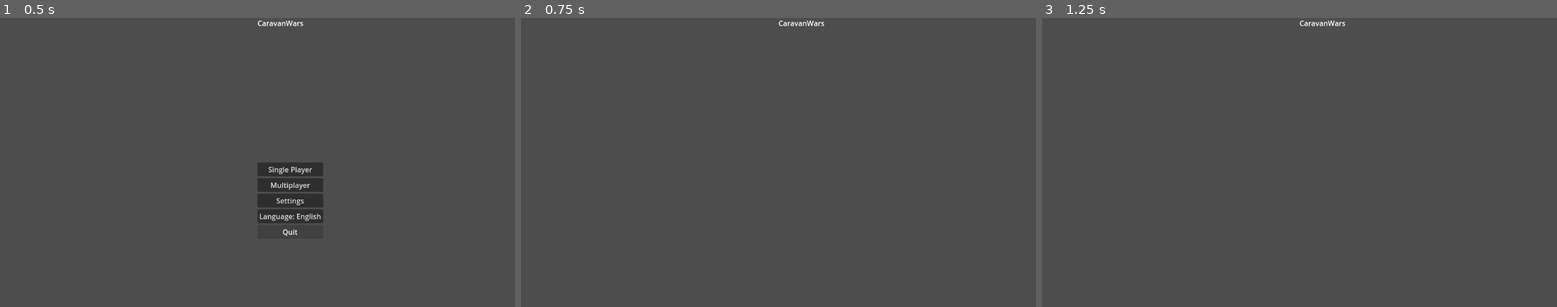
Above: before the commit, frames 1-3 (left to right).
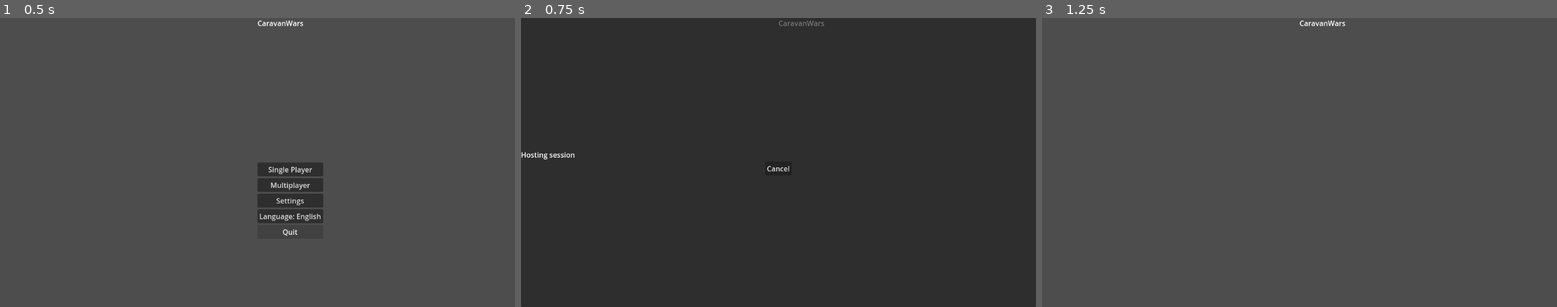
Above: after the commit, the same moments.

Repository: sepa79/CaravanWars
Game: Godot game, scene res://scenes/Main.tscn
Same seed, same stepped clock (60 frames per second), same inputs: the game is played once before the commit and once after it.
Inputs:
- Up to frame 1 (0.5 s): no input
- Up to frame 2 (0.75 s): click "Single Player" at 0.5 s
- Up to frame 3 (1.25 s): no input

Frame 1 is identical in both runs. In frame 2, 100% of the frame differs, in the area x 0-100%, y 0-100%; in frame 3, nothing differs.

Commit message:
fix: add networking translations and editorconfig

Diff:
--- a/game/autoload/Net.gd
+++ b/game/autoload/Net.gd
@@ -21,20 +21,23 @@
 func start_singleplayer() -> void:
     last_action = start_singleplayer
     _set_state(STATE_CONNECTING_STARTING_HOST)
-    # TODO: implement single-player host and join logic
-    _set_state(STATE_READY)
+    get_tree().create_timer(0.5).timeout.connect(func():
+        _set_state(STATE_READY)
+    )
 
 func start_host() -> void:
     last_action = start_host
     _set_state(STATE_CONNECTING_STARTING_HOST)
-    # TODO: implement hosting logic
-    _set_state(STATE_READY)
+    get_tree().create_timer(0.5).timeout.connect(func():
+        _set_state(STATE_READY)
+    )
 
 func start_join(address: String) -> void:
     last_action = func() -> void: start_join(address)
     _set_state(STATE_CONNECTING_JOINING_HOST)
-    # TODO: implement joining logic
-    _set_state(STATE_READY)
+    get_tree().create_timer(0.5).timeout.connect(func():
+        _set_state(STATE_READY)
+    )
 
 func retry() -> void:
     if last_action == null:
--- a/game/i18n/en.cfg
+++ b/game/i18n/en.cfg
@@ -14,3 +14,27 @@
 menu.not_available="Not available yet"
 menu.version="Version"
 menu.build_type="Build"
+
+common.ok="OK"
+common.cancel="Cancel"
+common.retry="Retry"
+common.close="Close"
+
+net.connecting="Connecting..."
+net.connected="Connected"
+net.disconnected="Disconnected"
+net.hosting_session="Hosting session"
+net.joining_session="Joining session"
+net.latency="Latency"
+net.retrying="Retrying..."
+
+roles.player="Player"
+roles.narrator="Narrator"
+roles.observer="Observer"
+roles.admin="Admin"
+
+errors.timeout="Connection timeout"
+errors.invalid_address="Invalid address"
+errors.version_mismatch="Version mismatch"
+errors.permission="Permission denied"
+errors.generic="Connection failed"
--- a/game/i18n/pl.cfg
+++ b/game/i18n/pl.cfg
@@ -14,3 +14,27 @@
 menu.not_available="Jeszcze niedostępne"
 menu.version="Wersja"
 menu.build_type="Kompilacja"
+
+common.ok="OK"
+common.cancel="Anuluj"
+common.retry="Ponów"
+common.close="Zamknij"
+
+net.connecting="Łączenie..."
+net.connected="Połączono"
+net.disconnected="Rozłączono"
+net.hosting_session="Hostowanie sesji"
+net.joining_session="Dołączanie do sesji"
+net.latency="Opóźnienie"
+net.retrying="Ponawianie..."
+
+roles.player="Gracz"
+roles.narrator="Narrator"
+roles.observer="Obserwator"
+roles.admin="Administrator"
+
+errors.timeout="Przekroczono czas oczekiwania"
+errors.invalid_address="Nieprawidłowy adres"
+errors.version_mismatch="Niezgodność wersji"
+errors.permission="Brak uprawnień"
+errors.generic="Błąd połączenia"
Not shown, changed: CHANGELOG.md
Not shown, changed: game/.editorconfig
